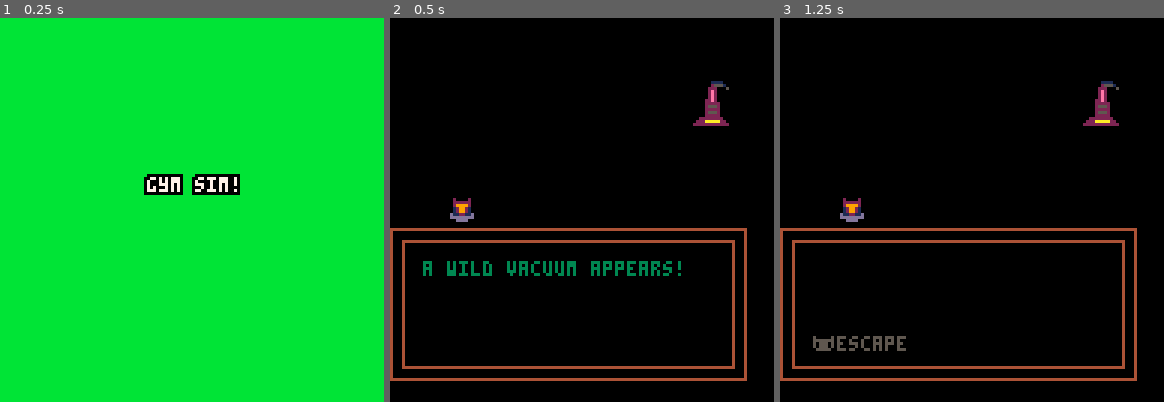
Above: before the commit, frames 1-3 (left to right).
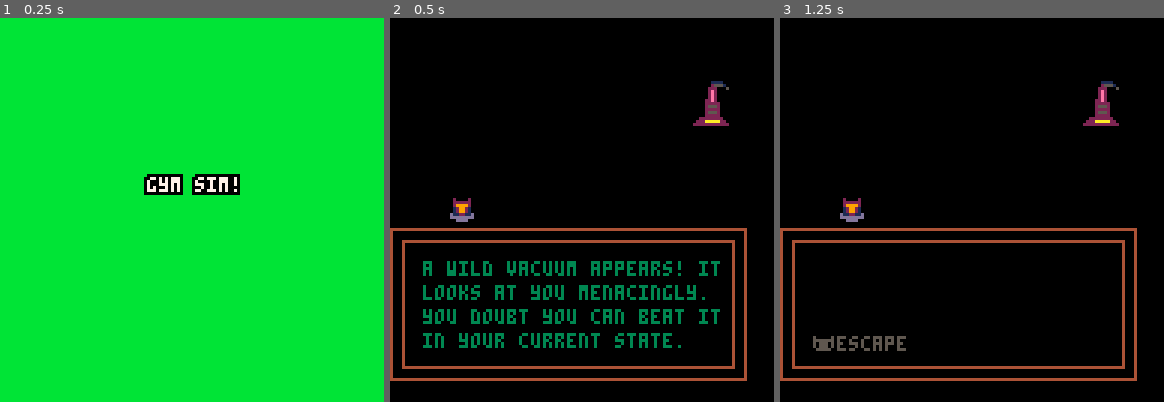
Above: after the commit, the same moments.

Repository: MarkNickerson/GymSim
Game: PICO-8 cartridge gymsim.p8
Two runs of this game, one before a commit and one after it. Both use one fixed random seed, a clock stepped at 60 frames per second and the inputs below.
Inputs:
- Up to frame 1 (0.25 s): no input
- Up to frame 2 (0.5 s): tap X (X key) at 0.33 s
- Up to frame 3 (1.25 s): tap O (Z key) at 0.7 s; tap X (X key) at 1.07 s

Frame 1 is identical in both runs. In frame 2, 3.5% of the frame differs, in the area x 8-86%, y 63-86%; in frame 3, nothing differs.

Commit message:
Adding second boss battle music

Diff:
--- a/gymsim.p8
+++ b/gymsim.p8
@@ -760,7 +760,7 @@
   end
 
   if boss_state == boss_states.boss_turn or boss_state == boss_states.victory then
-    write_with_bounds(boss_move, 10,80, 3)
+    write_with_bounds(boss_move, 10,80, 3, screen_size - 10)
   end
 end
 
@@ -774,9 +774,9 @@
     if completed_tasks[i] and not chosen_boss_options[i] then
       -- task has been completed and option not chosen yet so draw it
       if selected_option == i then
-        write_with_bounds(selected_symbol .. boss_fight_options[i], menu_offset.x,menu_offset.y + text_spacing * i,5)
+        write_with_bounds(selected_symbol .. boss_fight_options[i], menu_offset.x,menu_offset.y + text_spacing * i,5, screen_size - 10)
       else
-        write_with_bounds(" " .. boss_fight_options[i], menu_offset.x,menu_offset.y + text_spacing * i,5)
+        write_with_bounds(" " .. boss_fight_options[i], menu_offset.x,menu_offset.y + text_spacing * i,5, screen_size - 10)
       end
     end
   end
@@ -842,13 +842,18 @@
     state = game_states.gameover
 
   elseif game == 6 then
-    music(8)
+    if can_boss_be_defeated() then
+      music(28)
+      boss_move = "you think of all the gains you have from working out. it fills you with resolve!"
+    else
+      music(8)
+      boss_move = "a wild vacuum appears! it looks at you menacingly. you doubt you can beat it in your current state."
+    end
     camera(0, 0)
     for i=1,#chosen_boss_options do
       chosen_boss_options[i] = false
     end
     selected_option = 1
-    boss_move = "a wild vacuum appears!"
     boss_state = boss_states.boss_turn -- reset boss state
     state = game_states.boss
   elseif game == 7 then
@@ -997,6 +1002,14 @@
   end
 end
 
+function can_boss_be_defeated()
+  local can_be_defeated = true
+  for i=1,4 do
+    can_be_defeated = can_be_defeated and completed_tasks[i]
+  end
+  return can_be_defeated
+
+end
 -----------------------------------
 -- begin feather utility functions
 -----------------------------------
Not shown, changed: the music (__music__) section of gymsim.p8
Not shown, changed: the sound effects (__sfx__) section of gymsim.p8
